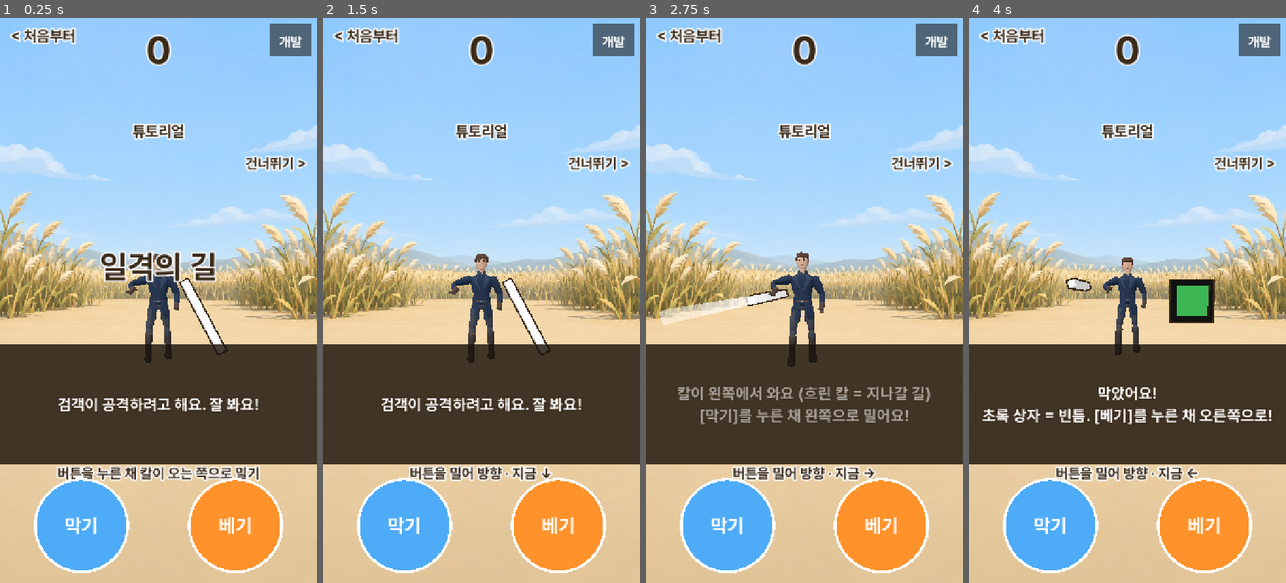
Above: before the commit, frames 1-4 (left to right).
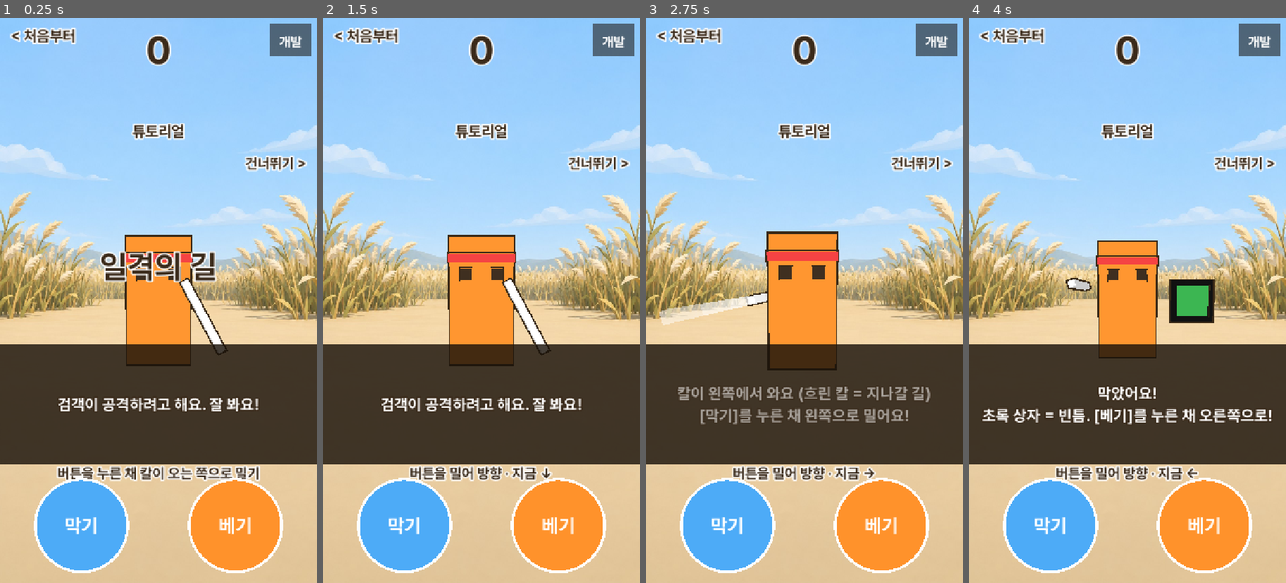
Above: after the commit, the same moments.

Repository: innollia/pai-games
Game: Godot game, scene res://main.tscn
Two runs of this game, one before a commit and one after it. Both use one fixed random seed, a clock stepped at 60 frames per second and the inputs below.
Inputs (mouse positions are in pixels of both pictures, inside the frame that each line leads up to):
- Up to frame 1 (0.25 s): no input
- Up to frame 2 (1.5 s): tap Enter at 0.5 s; move the mouse to (551, 272) at 0.52 s; hold Right 0.53-1.25 s; tap J at 0.6 s; click (551, 272) at 0.67 s; tap Space at 1.25 s; drag from (418, 328) to (465, 413) at 1.27 s
- Up to frame 3 (2.75 s): tap Enter at 2 s; move the mouse to (836, 176) at 2.02 s; hold Right from 2.03 s (still down); tap K at 2.1 s
- Up to frame 4 (4 s): release Right at 2.75 s; drag from (1111, 413) to (1032, 215) at 2.77 s; tap Space at 3.5 s; move the mouse to (1222, 385) at 3.52 s; hold Left from 3.53 s (still down); tap J at 3.6 s

The runs differ from the first frame. In frame 1, 3.6% of the frame differs, in the area x 39-61%, y 38-62%; in frame 2, 4.2%; in frame 3, 4.8%, in the area x 37-61%, y 37-63%; in frame 4, 3.6%.

Commit message:
일격의 길: 찌르기 검객 원래대로 - 3D 모델(DUELIST_ON=false) 끄고 상자 몸으로, 모델 파일은 남겨 둠
Co-Authored-By: Claude Opus 5.5 <noreply@anthropic.com>

Diff:
--- a/games/blade_path/g/blade.gd
+++ b/games/blade_path/g/blade.gd
@@ -252,7 +252,7 @@
 const DEV := "res://g/dev.gd"  # 개발 도구. 출시 때는 이 파일만 지우면 된다
 ## 찌르기 검객 3D 모델 (파이가 보낸 duelist_animated.glb, 10/31): 대기·찌르기 4방향·맞음·쓰러짐 동작이 들어 있다.
 ## 칼은 게임 칼(blade_m, 빨개지는 신호)을 그대로 쓰고 모델의 레이피어는 숨긴다. 상자 몸으로 되돌리려면 DUELIST_ON 을 false 로
-const DUELIST_ON := true
+const DUELIST_ON := false
 const DUELIST := preload("res://models/duelist.glb")
 const RAPIER := ["Rapier_diamond_blade", "Curved_quillons", "Knuckle_bow", "Swept_ring_guard", "Round_pommel", "Rapier_leather_grip", "Grip_"]
 const THRUST := ["Thrust_Left", "Thrust_Right", "Thrust_Up", "Thrust_Down"]
Not shown, changed: games/blade_path/ver.txt
Not shown, changed: games/blade_path/web/index.pck
